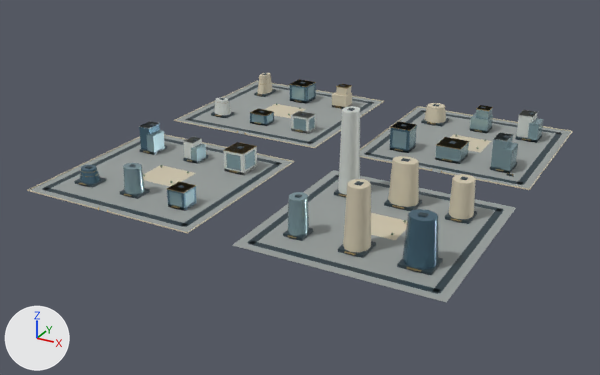
One commit to the glTF model web/public/assets/3d/ampliworld/GC-CITY-2030/GC-TILE-15-11.glb: the scene before it, then after it.
One viewpoint serves both versions: a 50 mm lens placed at (5667.0, 2695.0, 582.0), pointed at (4985.0, 3935.0, -37.0). Every picture has the same lights, and +X, +Y and +Z are marked at lower left. The first picture is the older version. Where no turn or scale is listed for an object, it has been applied to the vertices. Vertices at exactly the same position are counted once.

In view in the first picture: 'GC-TILE-15-11-blue', 'GC-TILE-15-11-dark', 'GC-TILE-15-11-glass', 'GC-TILE-15-11-gold', 'GC-TILE-15-11-ivory', 'GC-TILE-15-11-paving', 'GC-TILE-15-11-white' and 1 more.
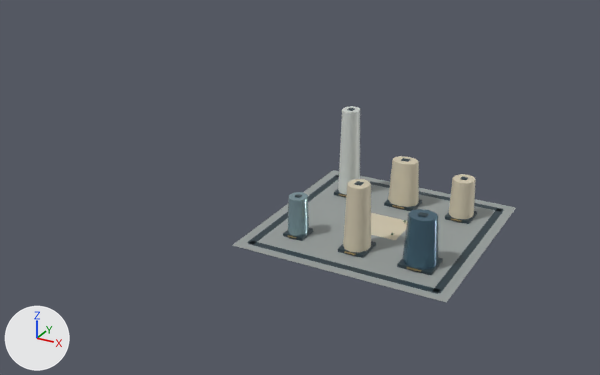
What differs and where, as boxes [x1, y1, x2, y2] in the pictures (600 x 375 px):
'GC-TILE-15-11-paving', reshaped (48% narrower, 40% shorter)
    before: [30, 81, 571, 303]
    after: [233, 170, 516, 303]
'GC-TILE-15-11-ivory', reshaped (76% narrower, 46% shorter)
    before: [27, 73, 573, 252]
    after: [343, 156, 476, 252]
'GC-TILE-15-11-dark', reshaped (51% narrower, 16% shorter)
    before: [42, 73, 563, 294]
    after: [247, 108, 504, 294]
'GC-TILE-15-11-glass', reshaped (95% narrower, 70% shorter)
    before: [123, 85, 543, 236]
    after: [288, 192, 309, 236]
'GC-TILE-15-11-blue', reshaped (90% narrower, 68% shorter)
    before: [79, 79, 438, 269]
    after: [403, 209, 438, 269]
'GC-TILE-15-11-white', reshaped (94% narrower, 8% shorter)
    before: [139, 98, 537, 194]
    after: [338, 106, 360, 194]
'GC-TILE-15-11-gold', reshaped
    before: [78, 77, 528, 272]
    after: [288, 194, 462, 272]
part 1 of me_mesh_0, deleted
    before: [177, 81, 383, 147]
part 2 of me_mesh_0, deleted
    before: [360, 107, 571, 189]
part 3 of me_mesh_0, deleted
    before: [30, 135, 292, 232]
part 4 of me_mesh_1, deleted
    before: [42, 73, 563, 227]
part 5 of me_mesh_2, deleted
    before: [27, 73, 573, 233]
part 6 of me_mesh_8, deleted
    before: [139, 98, 537, 175]
part 7 of me_mesh_5, deleted
    before: [78, 77, 528, 212]
part 8 of me_mesh_7, deleted
    before: [123, 85, 543, 207]
part 9 of me_mesh_6, deleted
    before: [79, 79, 417, 211]

The change, as a list of edits to the scene's bpy script:
```text
Change me_mesh_0:
    used by ob_gc_tile_15_11_paving; location = (0.0, 0.0, 0.0)
    remove me_mesh_0.from_pydata(...)  # 32 vertices, 48 faces; spans x 4621.0..5379.0, y 3621.0..4379.0, z 0.0
    add me_mesh_0.from_pydata(...)  # 8 vertices, 12 faces; spans x 5041.0..5379.0, y 3621.0..3959.0, z 0.0
    me_mesh_0 part 1: the loose piece of 8 vertices spanning x 4621.0..4959.0, y 4041.0..4379.0, z 0.0 is deleted
    me_mesh_0 part 2: the loose piece of 8 vertices spanning x 5041.0..5379.0, y 4041.0..4379.0, z 0.0 is deleted
    me_mesh_0 part 3: the loose piece of 8 vertices spanning x 4621.0..4959.0, y 3621.0..3959.0, z 0.0 is deleted
Change me_mesh_1:
    used by ob_gc_tile_15_11_dark; location = (0.0, 0.0, 0.0)
    remove me_mesh_1.from_pydata(...)  # 520 vertices, 780 faces; spans x 4636.0..5364.0, y 3636.0..4364.0, z 0.0..151.0
    add me_mesh_1.from_pydata(...)  # 128 vertices, 192 faces; spans x 5056.0..5364.0, y 3636.0..3944.0, z 0.0..151.0
    me_mesh_1 part 4: 49 loose pieces with 392 vertices, spanning x 4636.0..5364.0, y 3636.0..4364.0, z 0.0..61.0, are deleted
Change me_mesh_2:
    used by ob_gc_tile_15_11_ivory; location = (0.0, 0.0, 0.0)
    remove me_mesh_2.from_pydata(...)  # 278 vertices, 452 faces; spans x 4620.0..5380.0, y 3620.0..4380.0, z 0.0..105.0
    add me_mesh_2.from_pydata(...)  # 74 vertices, 132 faces; spans x 5170.0..5329.0, y 3679.0..3903.0, z 0.0..105.0
    me_mesh_2 part 5: 22 loose pieces with 204 vertices, spanning x 4620.0..5380.0, y 3620.0..4380.0, z 0.0..48.0, are deleted
Change me_mesh_5:
    used by ob_gc_tile_15_11_gold; location = (0.0, 0.0, 0.0)
    remove me_mesh_5.from_pydata(...)  # 1110 vertices, 1896 faces; spans x 4672.0..5339.0, y 3620.0..4325.0, z 0.0..129.0
    add me_mesh_5.from_pydata(...)  # 444 vertices, 792 faces; spans x 5094.0..5333.0, y 3675.0..3902.0, z 4.0..129.0
    me_mesh_5 part 7: 57 loose pieces with 666 vertices, spanning x 4672.0..5339.0, y 3620.0..4325.0, z 0.0..48.0, are deleted
Change me_mesh_6:
    used by ob_gc_tile_15_11_blue; location = (0.0, 0.0, 0.0)
    remove me_mesh_6.from_pydata(...)  # 84 vertices, 140 faces; spans x 4671.0..5334.0, y 3679.0..4324.0, z 0.0..78.0
    add me_mesh_6.from_pydata(...)  # 22 vertices, 40 faces; spans x 5286.0..5334.0, y 3679.0..3725.0, z 5.0..78.0
    me_mesh_6 part 9: 6 loose pieces with 62 vertices, spanning x 4671.0..5129.0, y 3685.0..4324.0, z 0.0..51.0, are deleted
Change me_mesh_7:
    used by ob_gc_tile_15_11_glass; location = (0.0, 0.0, 0.0)
    remove me_mesh_7.from_pydata(...)  # 332 vertices, 512 faces; spans x 4692.0..5331.0, y 3684.0..4324.0, z 0.0..64.0
    add me_mesh_7.from_pydata(...)  # 22 vertices, 40 faces; spans x 5094.0..5126.0, y 3684.0..3720.0, z 5.0..64.0
    me_mesh_7 part 8: 37 loose pieces with 310 vertices, spanning x 4692.0..5331.0, y 3685.0..4324.0, z 0.0..59.0, are deleted
Change me_mesh_8:
    used by ob_gc_tile_15_11_white; location = (0.0, 0.0, 0.0)
    remove me_mesh_8.from_pydata(...)  # 116 vertices, 188 faces; spans x 4671.0..5317.0, y 3859.0..4320.0, z 0.0..149.0
    add me_mesh_8.from_pydata(...)  # 22 vertices, 40 faces; spans x 5093.0..5127.0, y 3860.0..3904.0, z 5.0..149.0
    me_mesh_8 part 6: 10 loose pieces with 94 vertices, spanning x 4671.0..5317.0, y 3859.0..4320.0, z 0.0..59.0, are deleted
```
